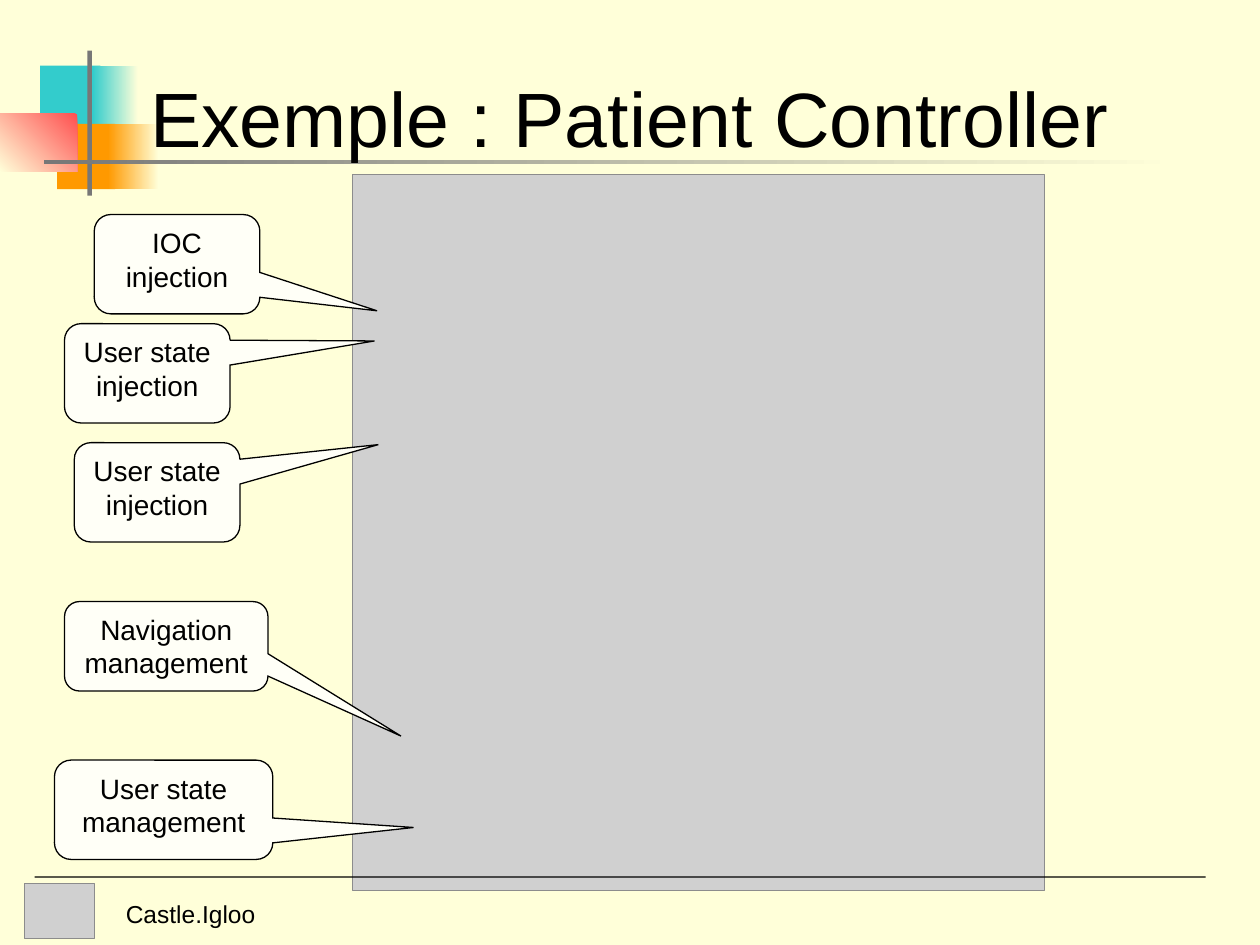
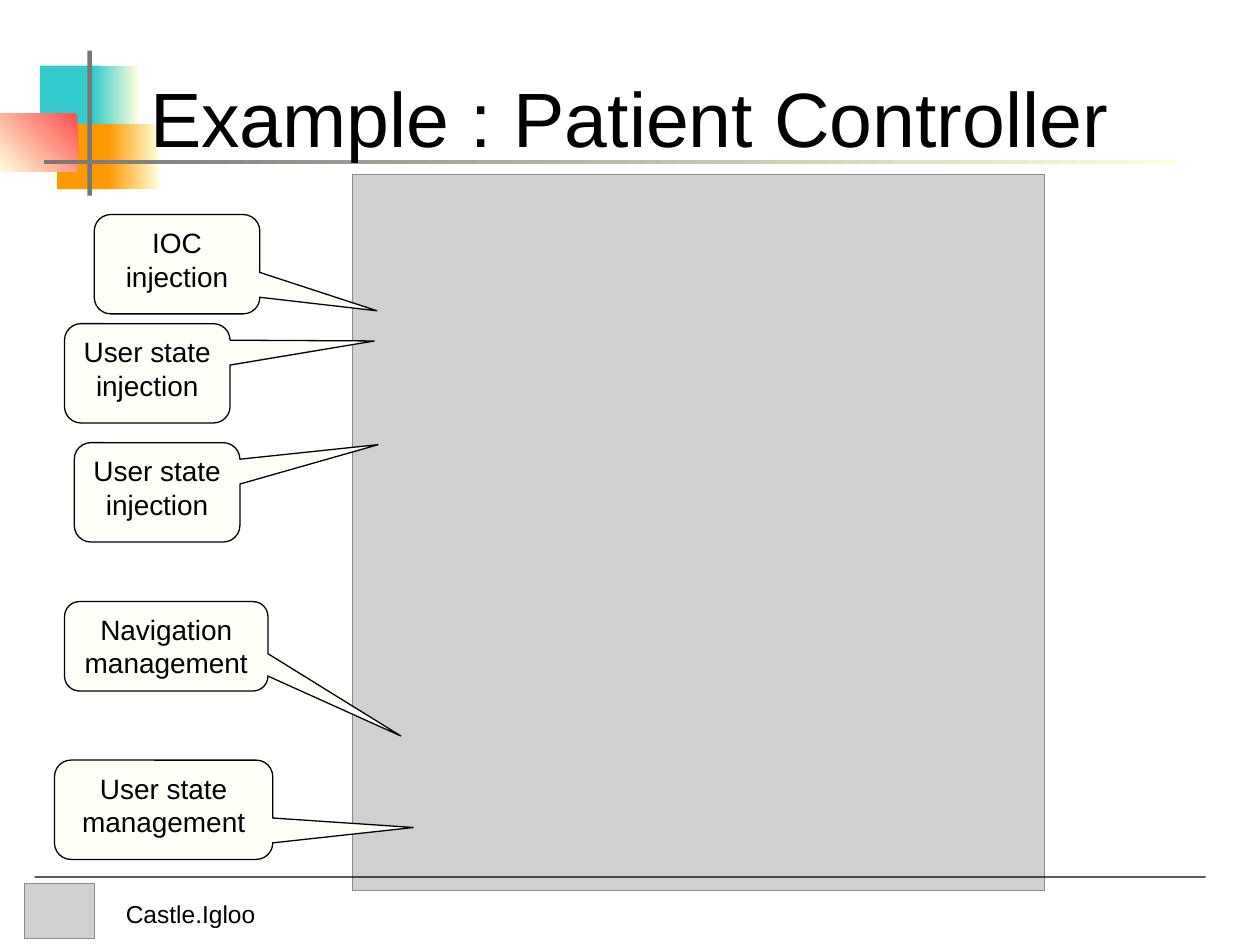
Before and after one commit to castleproject/Core, a slide deck: slide 20 of Experiments/Castle.Igloo/doc/Igloo Presentation.ppt. Drawn at 1260x945 pixels with LibreOffice and Linux fonts; fonts in the diff are those of the drawing; grey boxes stand for pictures. Boxes give left, top, right and bottom in pixels: in the first picture for what was removed or moved away, otherwise in the second. Text is boxed around its words. In the diff, an @@ line names an element or a change of style, - is before the commit and + after.

Commit message:
- Updated slide login controller + minor correction

```diff
--- a/Experiments/Castle.Igloo/doc/Igloo Presentation.ppt
+++ b/Experiments/Castle.Igloo/doc/Igloo Presentation.ppt
@@ background #FFFFD9 to #FFFFFF @@
@@ title at [150,91,1108,162]: text changed @@
-Exemple : Patient Controller
+Example : Patient Controller
```
Also in this commit, not shown: 19 other slides changed.
